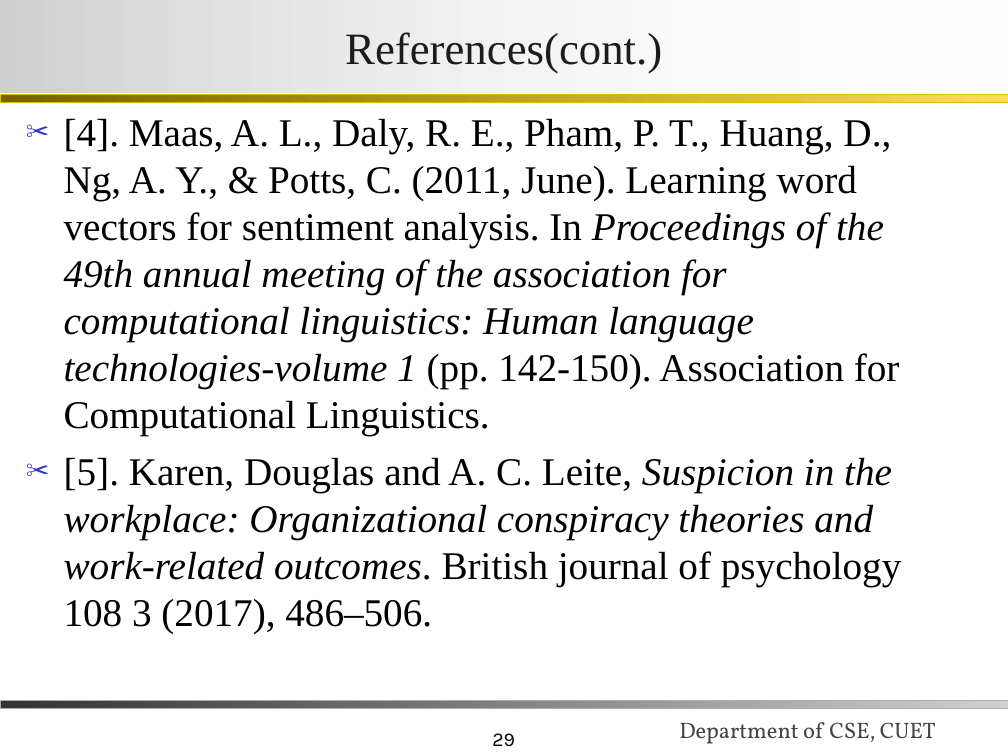
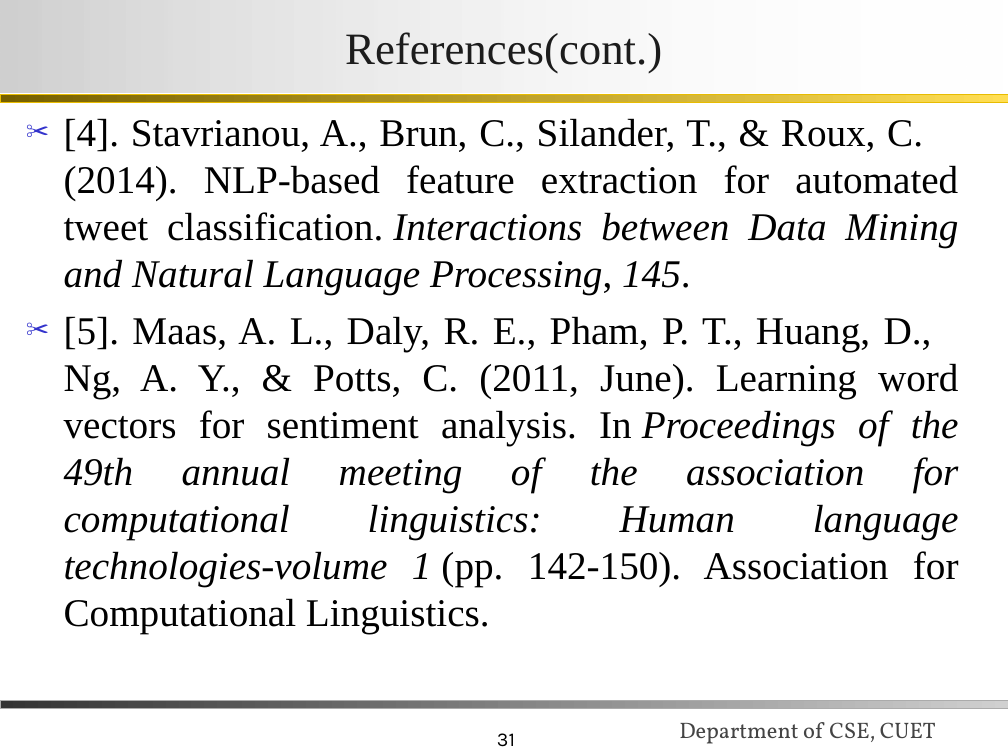
Before and after one commit to iRaM-sAgOr/email_data, a slide deck: slide 31 of myReport/final_presentation.ppt (slide 29 before the commit). Drawn at 1008x756 pixels with LibreOffice and Linux fonts; fonts in the diff are those of the drawing; background and template pictures are left out. Boxes give left, top, right and bottom in pixels: in the first picture for what was removed or moved away, otherwise in the second. Text is boxed around its words. In the diff, an @@ line names an element or a change of style, - is before the commit and + after.

```diff
--- a/myReport/final_presentation.ppt
+++ b/myReport/final_presentation.ppt
@@ text at bbox=[64, 118, 959, 634]: text changed @@
-✂ [4]. Maas, A. L., Daly, R. E., Pham, P. T., Huang, D., Ng, A. Y., & Potts, C. (2011, June). Learning word vectors for sentiment analysis. In Proceedings of the 49th annual meeting of the association for computational linguistics: Human language technologies-volume 1 (pp. 142-150). Association for Computational Linguistics.
-✂ [5]. Karen, Douglas and A. C. Leite, Suspicion in the workplace: Organizational conspiracy theories and work-related outcomes. British journal of psychology 108 3 (2017), 486–506.
+✂ [4]. Stavrianou, A., Brun, C., Silander, T., & Roux, C. (2014). NLP-based feature extraction for automated tweet classification. Interactions between Data Mining and Natural Language Processing, 145.
+✂ [5]. Maas, A. L., Daly, R. E., Pham, P. T., Huang, D., Ng, A. Y., & Potts, C. (2011, June). Learning word vectors for sentiment analysis. In Proceedings of the 49th annual meeting of the association for computational linguistics: Human language technologies-volume 1 (pp. 142-150). Association for Computational Linguistics.
@@ page number at bbox=[497, 733, 515, 747]: text changed @@
-29
+31
```
Also in this commit, not shown: 21 other slides changed, 3 slides added, 1 slide removed, 9 other files.
